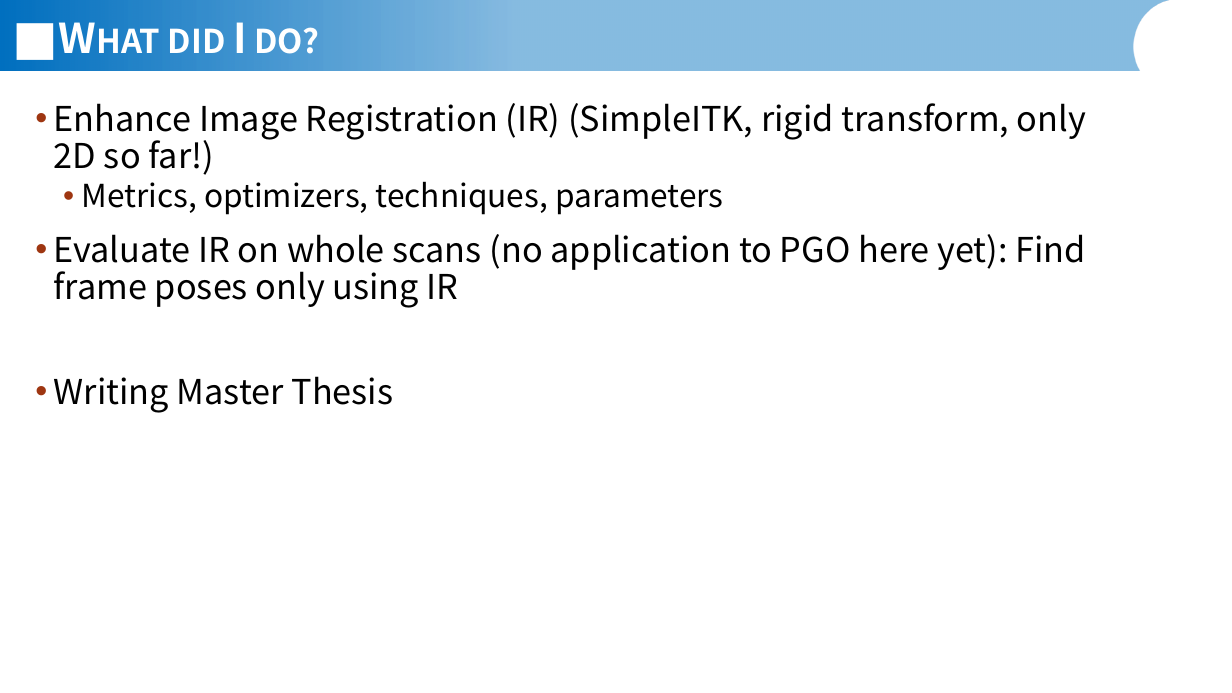
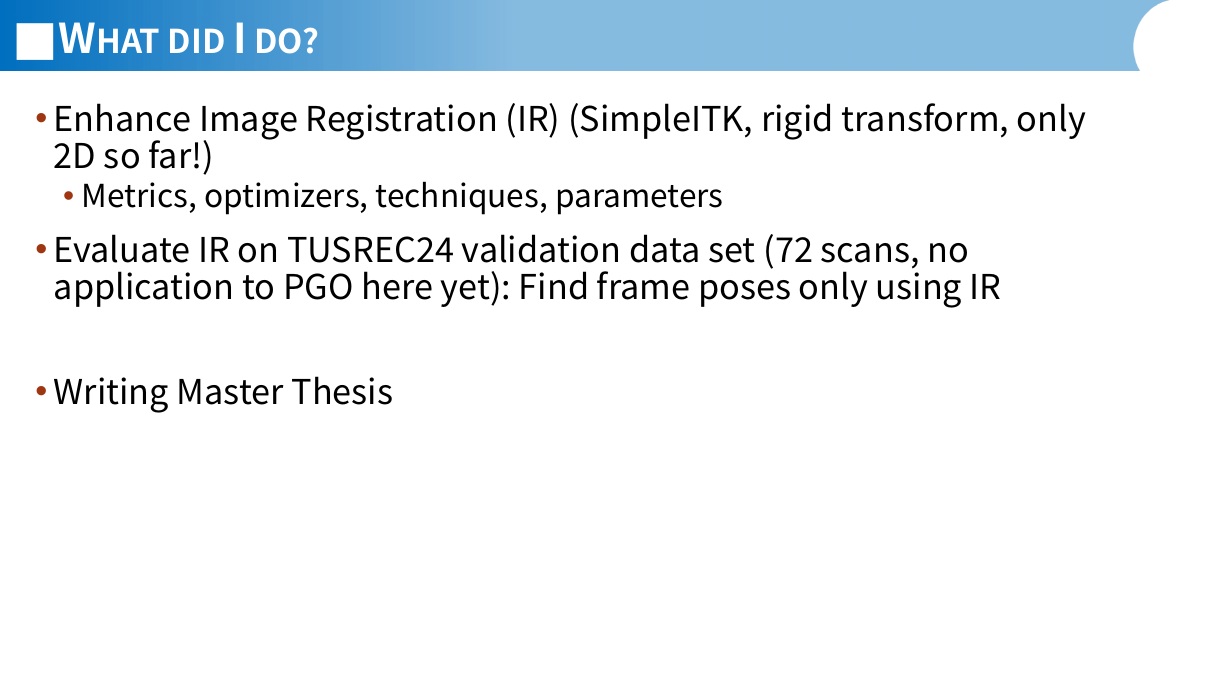
Before and after one commit to JannisIwate/DualTrack, a slide deck: slide 2 of documents/presentations/Jannis_Meyer_Presentation_06_07_2026_extended.pptx. Drawn at 1232x693 pixels with LibreOffice and Linux fonts; fonts in the diff are those of the drawing; background and template pictures are left out. Boxes give left, top, right and bottom in pixels: in the first picture for what was removed or moved away, otherwise in the second. Text is boxed around its words. In the diff, an @@ line names an element or a change of style, - is before the commit and + after.

```diff
--- a/documents/presentations/Jannis_Meyer_Presentation_06_07_2026_extended.pptx
+++ b/documents/presentations/Jannis_Meyer_Presentation_06_07_2026_extended.pptx
@@ text at <box>54,234,1002,308</box>: text changed @@
-• Evaluate IR on whole scans (no application to PGO here yet): Find frame poses only using IR
+• Evaluate IR on TUSREC24 validation data set (72 scans, no application to PGO here yet): Find frame poses only using IR
```
Also in this commit, not shown: 6 other slides changed, 1 slide added.
